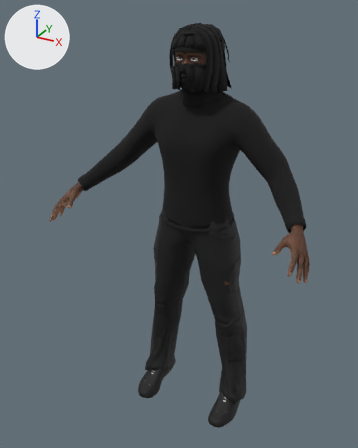
Before and after pictures for a commit that changed the glTF model tools/character/out/operative/operative_1k.gltf.
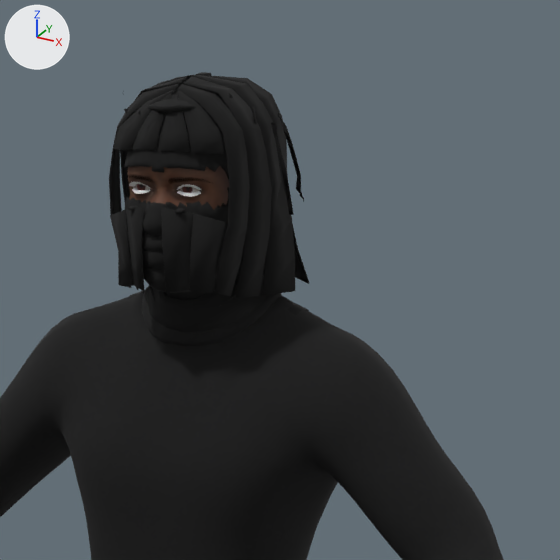
Old and new are each drawn whole from a 50 mm camera at (0.957, -1.95, 1.918) aimed at (-0.044, -0.128, 1.007) and again close up on the part from 38% to 86% of the width and 0% to 39% of the height. Lighting does not change. The marker at upper left points along +X, +Y and +Z. The older version's two pictures come first. Vertices at exactly the same position are counted once.

Objects in the first close-up: 'Human', 'Human.balaclava', 'Human.hood', 'Human.toigo_fisherman_sweater' and 3 more.
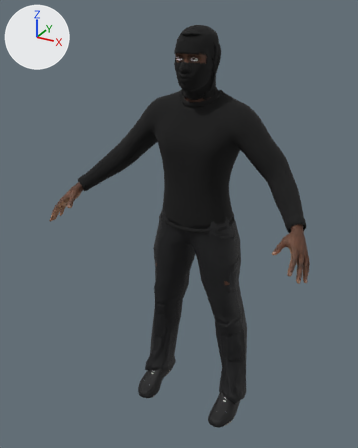
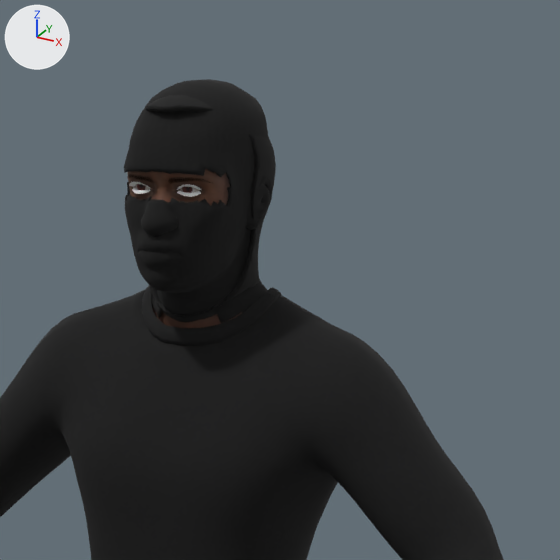
Changed parts and their boxes [x1, y1, x2, y2] in the close-ups (560 x 560 px; the box of a moved part takes in the faces that stretch with it):
'Human.balaclava', reshaped: before [109, 72, 309, 332]; after [124, 79, 272, 323]
'Human.hood', reshaped (mostly hidden before): before [124, 93, 304, 309]; after [145, 95, 276, 316]
part 1 of me_base_001, deleted: before [110, 72, 309, 332]
part 2 of me_base_001, moved or reshaped: before [109, 84, 250, 296]; after [124, 156, 230, 213]
part 3 of me_base_002, deleted: before [124, 93, 304, 215]

Edits to the bpy script that builds the scene:
```text
Change me_base_001:
    used by ob_human_balaclava; location = (0.0, 0.0, 0.0)
    remove me_base_001.from_pydata(...)  # 7678 vertices, 15180 faces; spans x -0.126..0.126, y -0.182..0.076, z 1.547..1.857
    add me_base_001.from_pydata(...)  # 6140 vertices, 12264 faces; spans x -0.111..0.111, y -0.182..0.054, z 1.561..1.849
    me_base_001 part 1: 41 loose pieces with 1600 vertices, spanning x -0.126..0.126, y -0.172..0.076, z 1.547..1.857, are deleted
    me_base_001 part 2: 17 vertices moved from x -0.04..0.04, y -0.167..-0.146, z 1.712..1.755 to x -0.04..0.04, y -0.168..-0.147, z 1.712..1.755; 159 vertices removed from x -0.092..0.092, y -0.179..-0.097, z 1.601..1.847; 145 vertices added at x -0.069..0.069, y -0.168..-0.117, z 1.71..1.758
    other edits to the shape of me_base_001 do not show in these pictures
Change me_base_002:
    used by ob_human_hood; location = (0.0, 0.0, 0.0)
    remove me_base_002.from_pydata(...)  # 3347 vertices, 6597 faces; spans x -0.119..0.119, y -0.164..0.094, z 1.57..1.865
    add me_base_002.from_pydata(...)  # 2718 vertices, 5432 faces; spans x -0.092..0.092, y -0.152..0.053, z 1.57..1.838
    me_base_002 part 3: 23 loose pieces with 431 vertices, spanning x -0.119..0.119, y -0.164..0.094, z 1.592..1.865, are deleted
    other edits to the shape of me_base_002 do not show in these pictures
```
